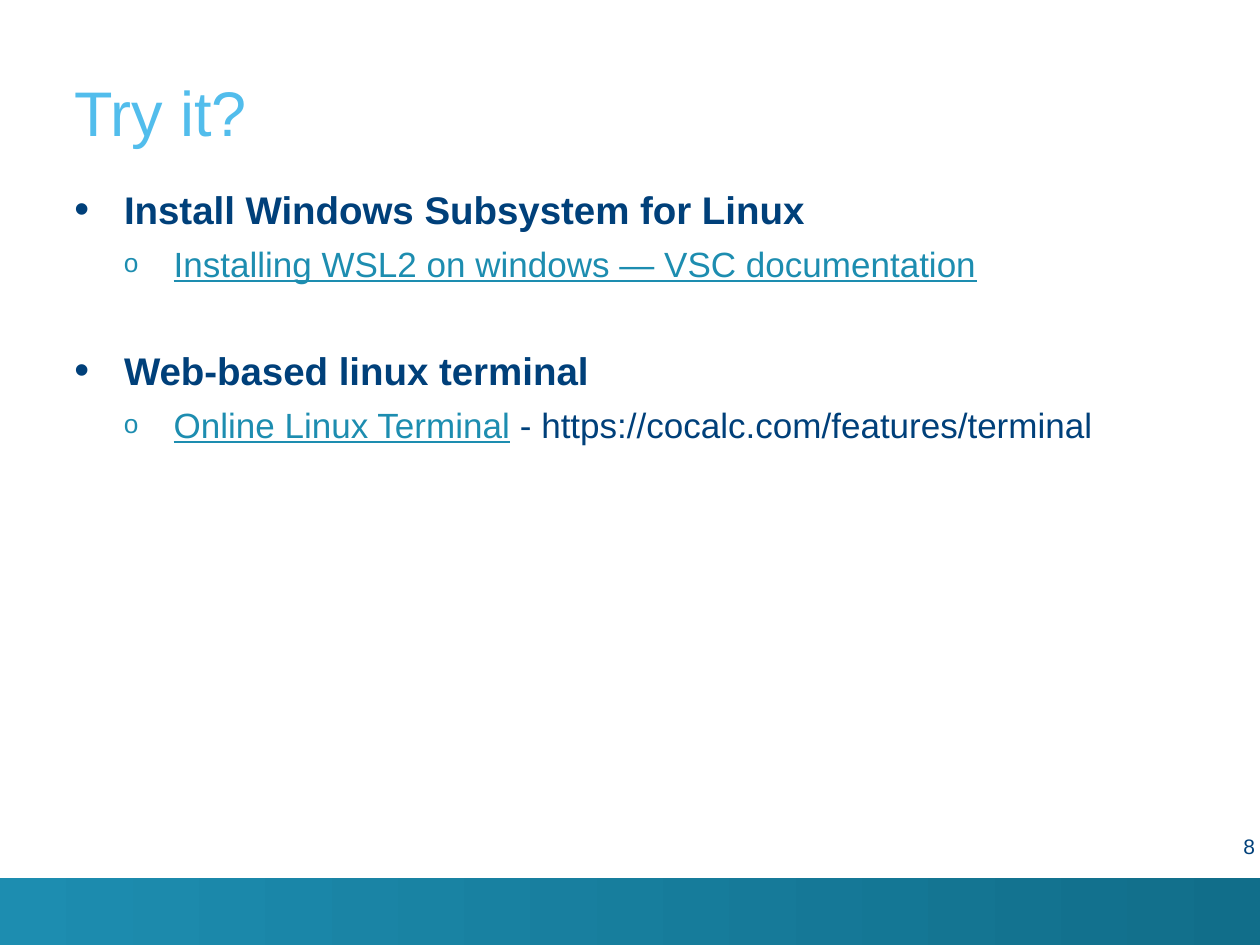
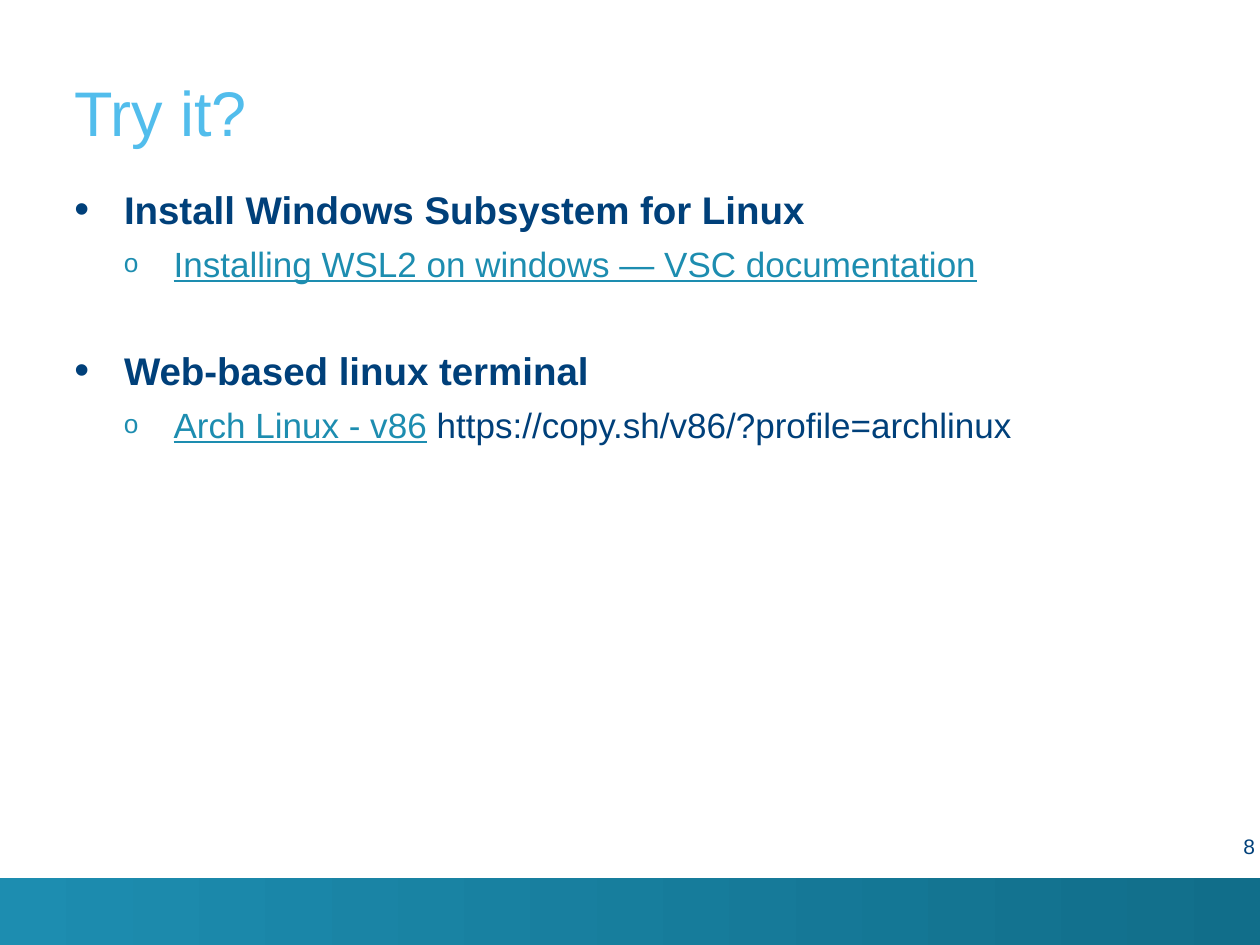
Before and after one commit to hpcleuven/Linux-intro, a slide deck: slide 8 of Linux-intro.pptx. Drawn at 1260x945 pixels with LibreOffice and Linux fonts; fonts in the diff are those of the drawing; background and template pictures are left out. Boxes give left, top, right and bottom in pixels: in the first picture for what was removed or moved away, otherwise in the second. Text is boxed around its words. In the diff, an @@ line names an element or a change of style, - is before the commit and + after.

Commit message:
update online emulator

```diff
--- a/Linux-intro.pptx
+++ b/Linux-intro.pptx
@@ text at [174,412,1012,444]: text changed @@
-  o Online Linux Terminal - https://cocalc.com/features/terminal
+  o Arch Linux - v86 https://copy.sh/v86/?profile=archlinux
```
Also in this commit, not shown: 1 other file.
